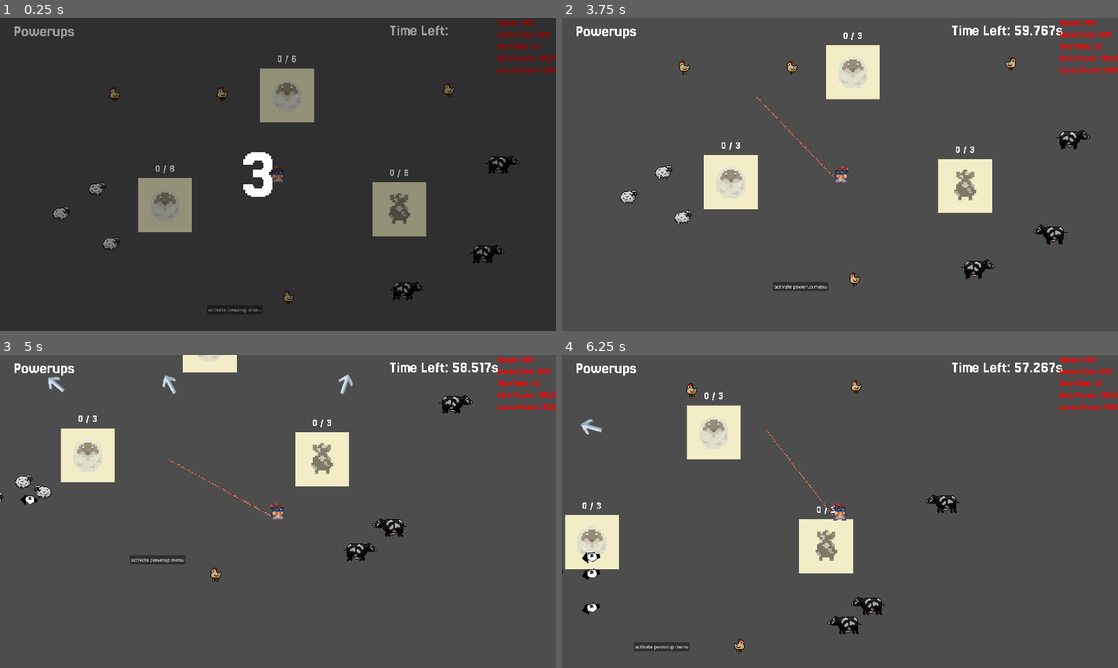
Above: before the commit, frames 1-4 (two rows, left to right).
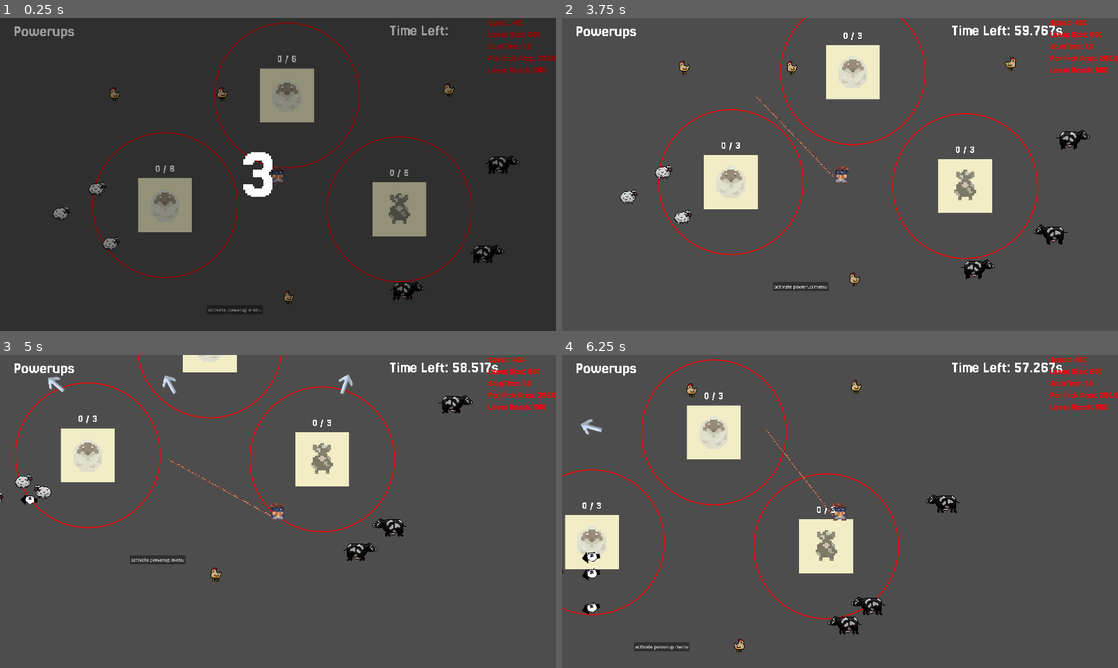
Above: after the commit, the same moments.

Repository: kinghos/GMTK-Game-Jam-2025
Game: Godot game, scene res://scenes/levels/test_level.tscn
Same seed, same stepped clock (60 frames per second), same inputs: the game is played once before the commit and once after it. This scene is started directly instead of the project's main scene.
Inputs (mouse positions are in pixels of both pictures, inside the frame that each line leads up to):
- Up to frame 1 (0.25 s): no input
- Up to frame 2 (3.75 s): move the mouse to (812, 237) at 0.52 s; hold Space (Kick) 0.53-1.28 s; hold Up (Up) 0.53-2.03 s; click (812, 237) at 0.67 s; move the mouse to (1006, 221) at 1.27 s; tap Space (Kick) at 1.35, 2.85 s; move the mouse to (673, 127) at 2.02 s; hold Space (Kick) 2.03-2.78 s; hold Left (Left) 2.03-3.53 s; move the mouse to (867, 174) at 2.77 s; click (867, 174) at 2.92 s; move the mouse to (756, 96) at 3.52 s; hold S (Down) from 3.53 s (still down); hold Space (Kick) from 3.53 s (still down)
- Up to frame 3 (5 s): move the mouse to (166, 458) at 4.27 s; release S (Down) at 4.28 s; release Space (Kick) at 4.28 s; hold Right (Right) from 4.28 s (still down); tap Space (Kick) at 4.35 s; click (166, 458) at 4.42 s
- Up to frame 4 (6.25 s): move the mouse to (884, 458) at 5.02 s; release Right (Right) at 5.03 s; hold Up (Up) 5.03-5.78 s; hold Space (Kick) 5.03-5.78 s; click (884, 458) at 5.17 s; move the mouse to (767, 426) at 5.77 s; hold Right (Right) from 5.78 s (still down); tap Space (Kick) at 5.85 s; click (767, 426) at 5.92 s

The runs differ from the first frame. In frame 1, 1.5% of the frame differs, in the area x 16-100%, y 0-85%; in frame 2, 1.5%, in the area x 17-100%, y 0-78%; in frame 3, 1.4%; in frame 4, 1.5%.

Commit message:
lasso pull and kick mechanic improvements

Diff:
--- a/globals/globals.gd
+++ b/globals/globals.gd
@@ -9,13 +9,13 @@
 var player_lasso_reach = 500
 var lives: int
 var stun_time: float = 1
-var kick_distance: float = 150
-enum POWERUPS {LassoSize, StunTime, KickDistance, LassoReach, PlayerSpeed}
-var POWERUP_LIST = ["Lasso Length", "Animal\nStun Time", "Kick Power", "Lasso Reach", "Player Speed"]
+var pen_kick_area: float = 250
+enum POWERUPS {LassoSize, StunTime, PenKickArea, LassoReach, PlayerSpeed}
+var POWERUP_LIST = ["Lasso Length", "Animal\nStun Time", "Pen Kick Area", "Lasso Reach", "Player Speed"]
 var POWERUP_ICONS = {
 	"Lasso Length": preload("res://assets/graphics/sprites/powerups/lasso_length.png"),
 	"Animal\nStun Time": preload("res://assets/graphics/sprites/powerups/lasso_reach.png"),
-	"Kick Power": preload("res://assets/graphics/sprites/powerups/kick_power.png"),
+	"Pen Kick Area": preload("res://assets/graphics/sprites/powerups/kick_power.png"),
 	"Lasso Reach": preload("res://assets/graphics/sprites/powerups/lasso_reach.png"),
 	"Player Speed": preload("res://assets/graphics/sprites/powerups/speed.png")
 }
@@ -50,8 +50,8 @@
 			lasso.MAX_LASSO_LENGTH += 50
 		POWERUPS.StunTime:
 			stun_time += 0.5
-		POWERUPS.KickDistance:
-			kick_distance += 20
+		POWERUPS.PenKickArea:
+			pen_kick_area += 20
 		POWERUPS.LassoReach:
 			player_lasso_reach += 50
 		POWERUPS.PlayerSpeed:
--- a/scenes/animals/animal.gd
+++ b/scenes/animals/animal.gd
@@ -2,6 +2,7 @@
 class_name BaseAnimal
 
 var in_kick_range: bool
+var is_in_kick_area: bool
 var being_kicked: bool
 var being_stunned: bool
 var in_pen: bool = false
@@ -75,21 +76,13 @@
 	if !closest_pen:
 		return
 
-	var end_pos: Vector2
-	if self in closest_pen.animals_in_auto_kick_area:
-		end_pos = closest_pen.global_position
-	else:
-		diff = global_position - closest_pen.global_position
-		diff = diff.normalized() * Globals.kick_distance * Globals.KICK_MULT[type]
-		end_pos = global_position - diff
-
 	animation_player.play("kicked")
 	kick_particles.emitting = true
 	collision_shape_2d.disabled = true
 	animated_sprite_2d.animation = "idle"
 
 	var tween = create_tween()
-	tween.tween_property(self, "global_position", end_pos, 0.5).set_ease(Tween.EASE_OUT).set_trans(Tween.TRANS_CUBIC)
+	tween.tween_property(self, "global_position", closest_pen.global_position, 0.5).set_ease(Tween.EASE_OUT).set_trans(Tween.TRANS_CUBIC)
 	await tween.finished
 	animated_sprite_2d.animation = "walk"
 	collision_shape_2d.disabled = false
--- a/scenes/lasso.gd
+++ b/scenes/lasso.gd
@@ -125,6 +125,6 @@
 		if animal is BaseAnimal:
 			var local_pos = to_local(animal.global_position)
 			if Geometry2D.is_point_in_polygon(local_pos, lasso_polygon.polygon):
-				if !animal.being_stunned and !animal.being_kicked:
+				if !animal.being_kicked:
 					animal.stun(i)
 					i += 1
--- a/scenes/pen.gd
+++ b/scenes/pen.gd
@@ -3,7 +3,7 @@
 
 var is_mouse_over: bool = false
 
-var animals_in_auto_kick_area: Array[BaseAnimal]
+var animals_in_kick_area: Array[BaseAnimal]
 var animals_in_pen_enclosure: Array[BaseAnimal]
 @onready var animals_count_label: Label = $AnimalsCount
 @onready var animal_icon: TextureRect = $PenEnclosure/AnimalIcon
@@ -17,6 +17,9 @@
 	"Chicken": preload("res://assets/graphics/sprites/sheep_icon.png")
 }
 
+func _draw():
+	draw_circle($KickArea/CollisionShape2D.position, Globals.pen_kick_area, Color.RED, false, 2.0, true)
+
 func _ready() -> void:
 	animal_icon.texture = ANIMAL_ICONS[animal_type]
 
@@ -25,14 +28,17 @@
 
 func _process(_delta: float) -> void:
 	animals_count_label.text = str(len(animals_in_pen_enclosure)) + " / " + str(max_animals)
+	$KickArea/CollisionShape2D.shape.set_radius(Globals.pen_kick_area)
 
-func _on_instant_kick_area_body_entered(body: Node2D) -> void:
-	if body is BaseAnimal:
-		animals_in_auto_kick_area.append(body)
+func _on_kick_area_body_entered(body: Node2D) -> void:
+	if body is BaseAnimal and body.type == animal_type:
+		animals_in_kick_area.append(body)
+		body.is_in_kick_area = true
 
-func _on_instant_kick_area_body_exited(body: Node2D) -> void:
-	if body is BaseAnimal:
-		animals_in_auto_kick_area.erase(body)
+func _on_kick_area_body_exited(body: Node2D) -> void:
+	if body is BaseAnimal and body.type == animal_type:
+		animals_in_kick_area.erase(body)
+		body.is_in_kick_area = true
 
 func _on_pen_enclosure_body_entered(body: Node2D) -> void:
 	if body is BaseAnimal:
--- a/scenes/pen.tscn
+++ b/scenes/pen.tscn
@@ -10,7 +10,7 @@
 size = Vector2(10, 186)
 
 [sub_resource type="CircleShape2D" id="CircleShape2D_lpxs5"]
-radius = 315.078
+radius = 250.0
 
 [node name="Pen" type="Node2D" groups=["Pens"]]
 z_index = -1
@@ -77,11 +77,11 @@
 rotation = 1.57079
 shape = SubResource("RectangleShape2D_ngeja")
 
-[node name="InstantKickArea" type="Area2D" parent="."]
+[node name="KickArea" type="Area2D" parent="."]
 collision_layer = 16
 collision_mask = 2
 
-[node name="CollisionShape2D" type="CollisionShape2D" parent="InstantKickArea"]
+[node name="CollisionShape2D" type="CollisionShape2D" parent="KickArea"]
 shape = SubResource("CircleShape2D_lpxs5")
 
 [node name="AnimalsCount" type="Label" parent="."]
@@ -98,5 +98,5 @@
 [connection signal="body_exited" from="PenEnclosure" to="." method="_on_pen_enclosure_body_exited"]
 [connection signal="mouse_entered" from="PenEnclosure" to="." method="_on_pen_enclosure_mouse_entered"]
 [connection signal="mouse_exited" from="PenEnclosure" to="." method="_on_pen_enclosure_mouse_exited"]
-[connection signal="body_entered" from="InstantKickArea" to="." method="_on_instant_kick_area_body_entered"]
-[connection signal="body_exited" from="InstantKickArea" to="." method="_on_instant_kick_area_body_exited"]
+[connection signal="body_entered" from="KickArea" to="." method="_on_kick_area_body_entered"]
+[connection signal="body_exited" from="KickArea" to="." method="_on_kick_area_body_exited"]
--- a/scenes/player.gd
+++ b/scenes/player.gd
@@ -36,7 +36,7 @@
 func _input(event: InputEvent) -> void:
 	if event.is_action_pressed("Kick"):
 		for animal in animals_in_range:
-			if !animal.being_kicked and animal.being_stunned:
+			if !animal.being_kicked and animal.is_in_kick_area:
 				animal.stun_timer.stop()
 				animal._on_stun_timer_timeout()
 				animal.kick()
--- a/scenes/ui/overlay.gd
+++ b/scenes/ui/overlay.gd
@@ -14,7 +14,7 @@
 func _process(_delta: float) -> void:
 	$DebugValues/PlayerSpeed.text = "Speed: " + str(Globals.player.speed)
 	$DebugValues/StunTime.text = "StunTime: " + str(Globals.stun_time)
-	$DebugValues/KickDistance.text = "Kick Power: " + str(Globals.kick_distance)
+	$DebugValues/PenKickArea.text = "Pen Kick Area: " + str(Globals.pen_kick_area)
 	$DebugValues/LassoReach.text = "Lasso Reach: " + str(Globals.player_lasso_reach)
 	$DebugValues/LassoSize.text = "Lasso Size: " + str(Globals.lasso.MAX_LASSO_LENGTH)
 
--- a/scenes/ui/overlay.tscn
+++ b/scenes/ui/overlay.tscn
@@ -313,7 +313,7 @@
 layout_mode = 2
 theme_override_colors/font_color = Color(1, 0, 0, 1)
 
-[node name="KickDistance" type="Label" parent="DebugValues"]
+[node name="PenKickArea" type="Label" parent="DebugValues"]
 layout_mode = 2
 theme_override_colors/font_color = Color(1, 0, 0, 1)
 
